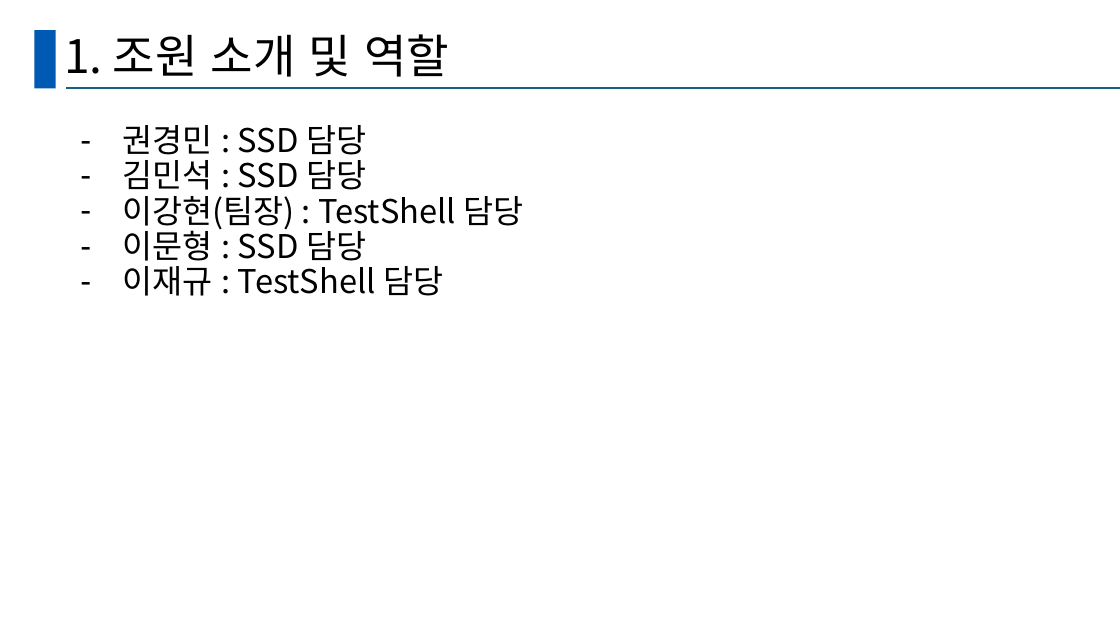
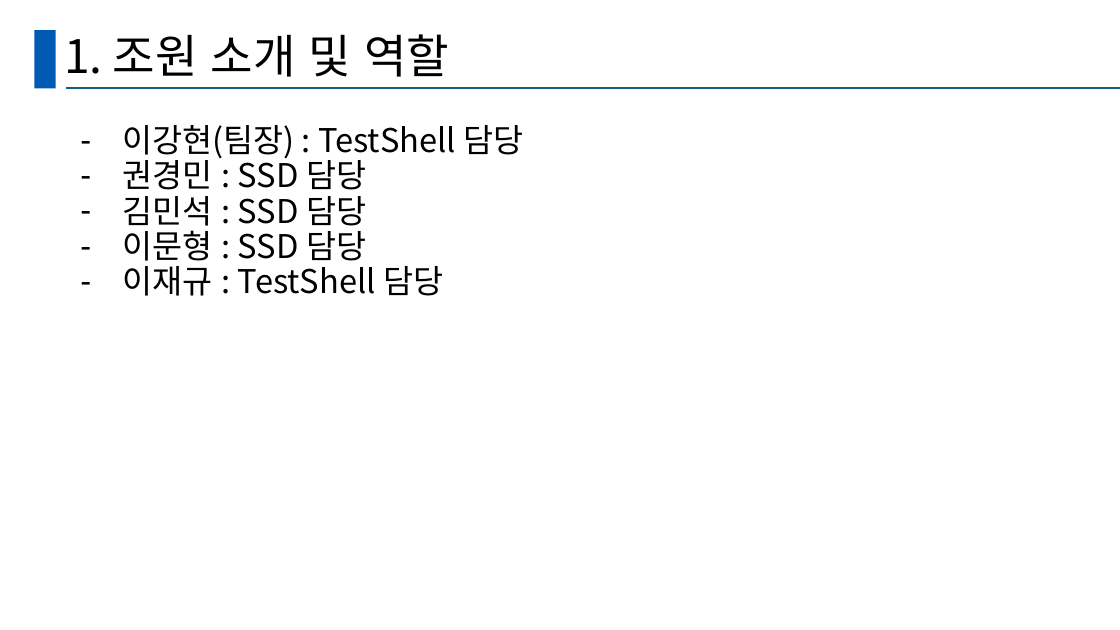
Before and after one commit to GanghyunLee/deep-dive-ssd, a slide deck: slide 3 of D조_DeepDive.pptx. Drawn at 1120x630 pixels with LibreOffice and Linux fonts; fonts in the diff are those of the drawing. Boxes give left, top, right and bottom in pixels: in the first picture for what was removed or moved away, otherwise in the second. Text is boxed around its words. In the diff, an @@ line names an element or a change of style, - is before the commit and + after.

```diff
--- a/D조_DeepDive.pptx
+++ b/D조_DeepDive.pptx
@@ text at bbox=[122, 125, 523, 161]: paragraph added @@
+– 이강현(팀장) : TestShell 담당
@@ text at bbox=[122, 189, 523, 231]: paragraph removed @@
-– 이강현(팀장) : TestShell 담당
```
Also in this commit, not shown: 9 other slides changed, 4 slides added, 1 slide removed.
